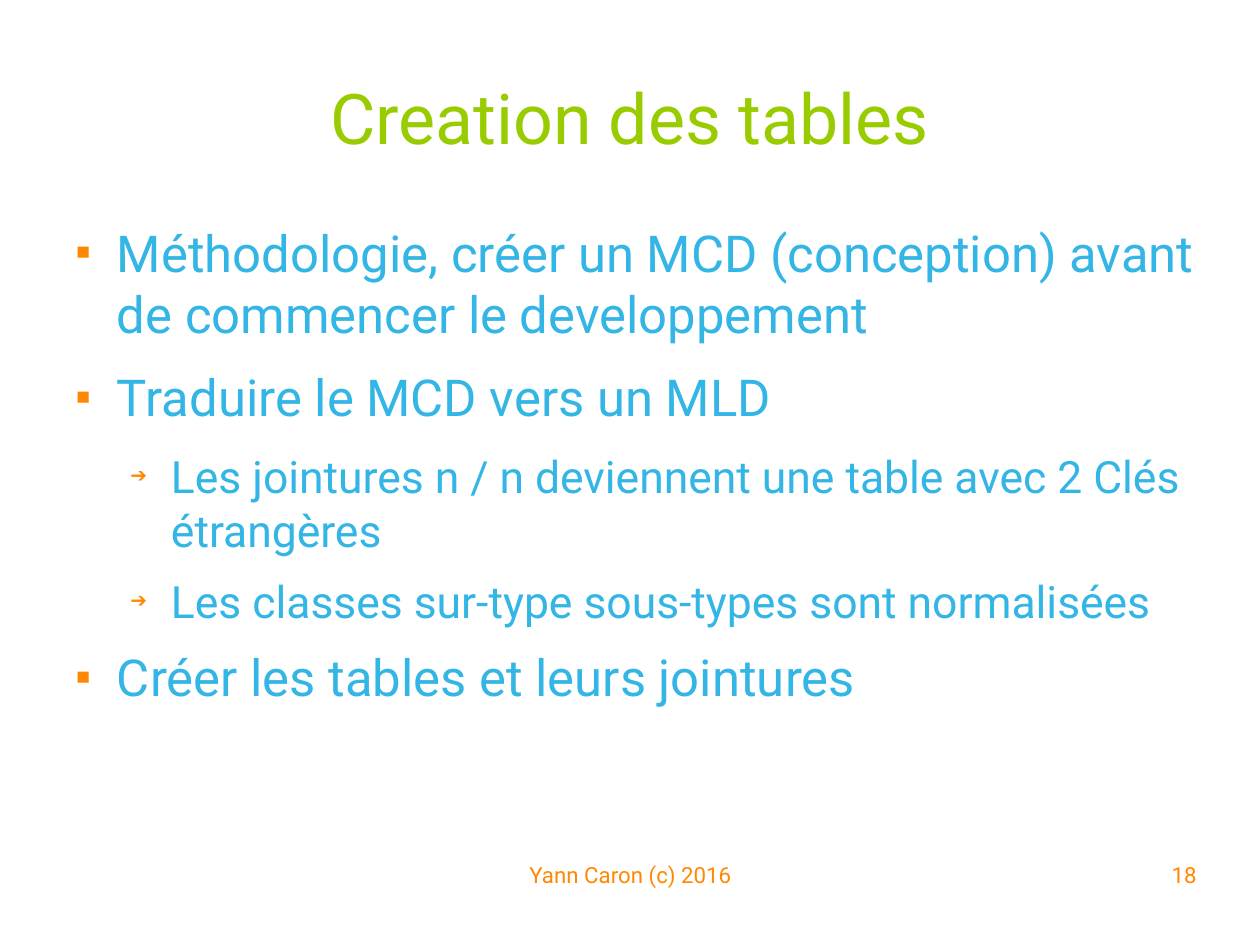
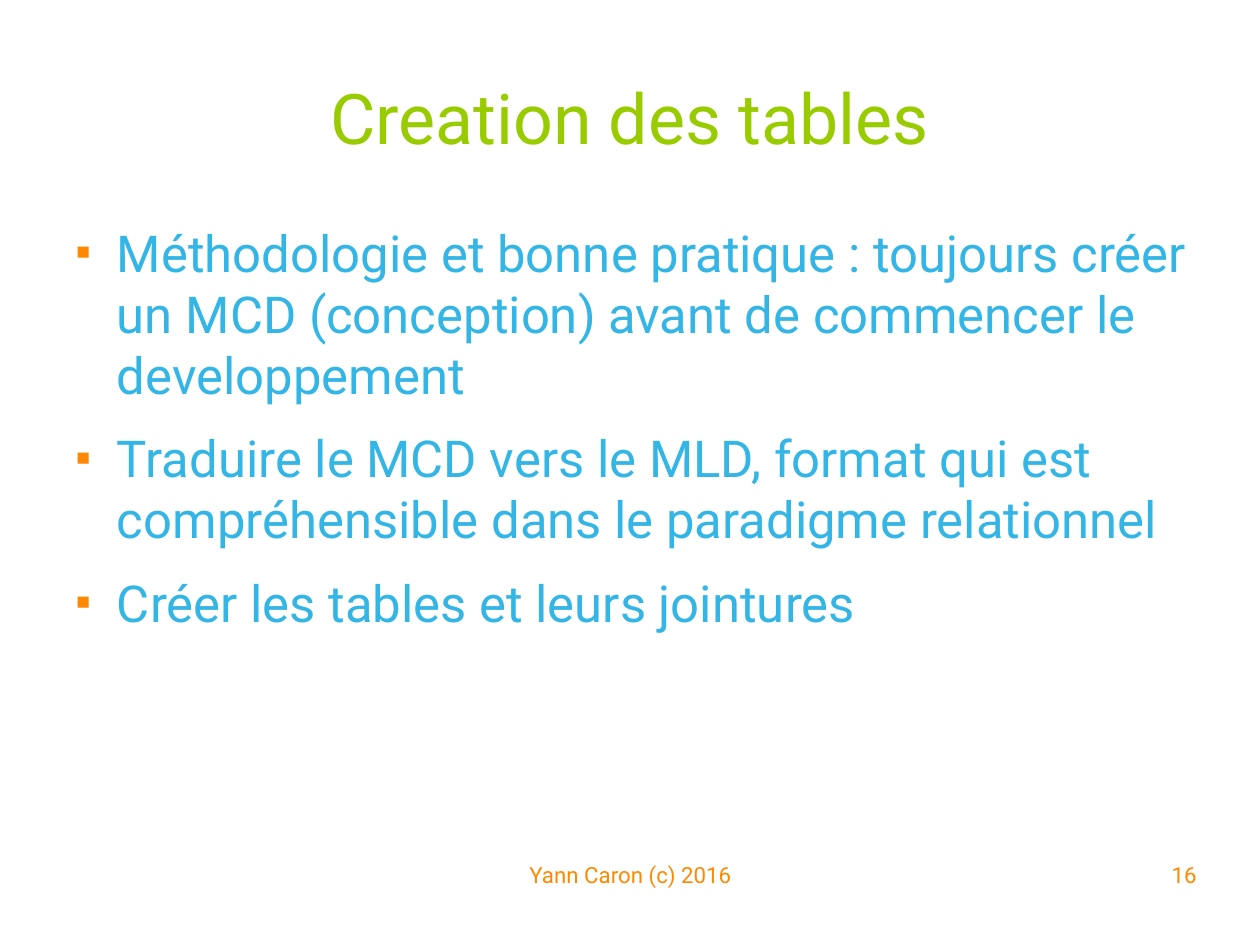
Before and after one commit to YannCaron/Android-ENSG, a slide deck: slide 16 of 10 - Spatialite.odp (slide 18 before the commit). Drawn at 1260x946 pixels with LibreOffice and Linux fonts; fonts in the diff are those of the drawing; background and template pictures are left out. Boxes give left, top, right and bottom in pixels: in the first picture for what was removed or moved away, otherwise in the second. Text is boxed around its words. In the diff, an @@ line names an element or a change of style, - is before the commit and + after.

```diff
--- a/10 - Spatialite.odp
+++ b/10 - Spatialite.odp
@@ text at [117, 234, 1186, 549]: text changed; size 28 to 32 pt @@
-■ Méthodologie, créer un MCD (conception) avant de commencer le developpement
-■ Traduire le MCD vers un MLD
-  ➔ Les jointures n / n deviennent une table avec 2 Clés étrangères
-  ➔ Les classes sur-type sous-types sont normalisées
+■ Méthodologie et bonne pratique : toujours créer un MCD (conception) avant de commencer le developpement
+■ Traduire le MCD vers le MLD, format qui est compréhensible dans le paradigme relationnel
@@ page number at [1172, 867, 1197, 884]: text changed @@
-18
+16
```
Also in this commit, not shown: 6 other slides changed, 12 slides added, 1 other file.
